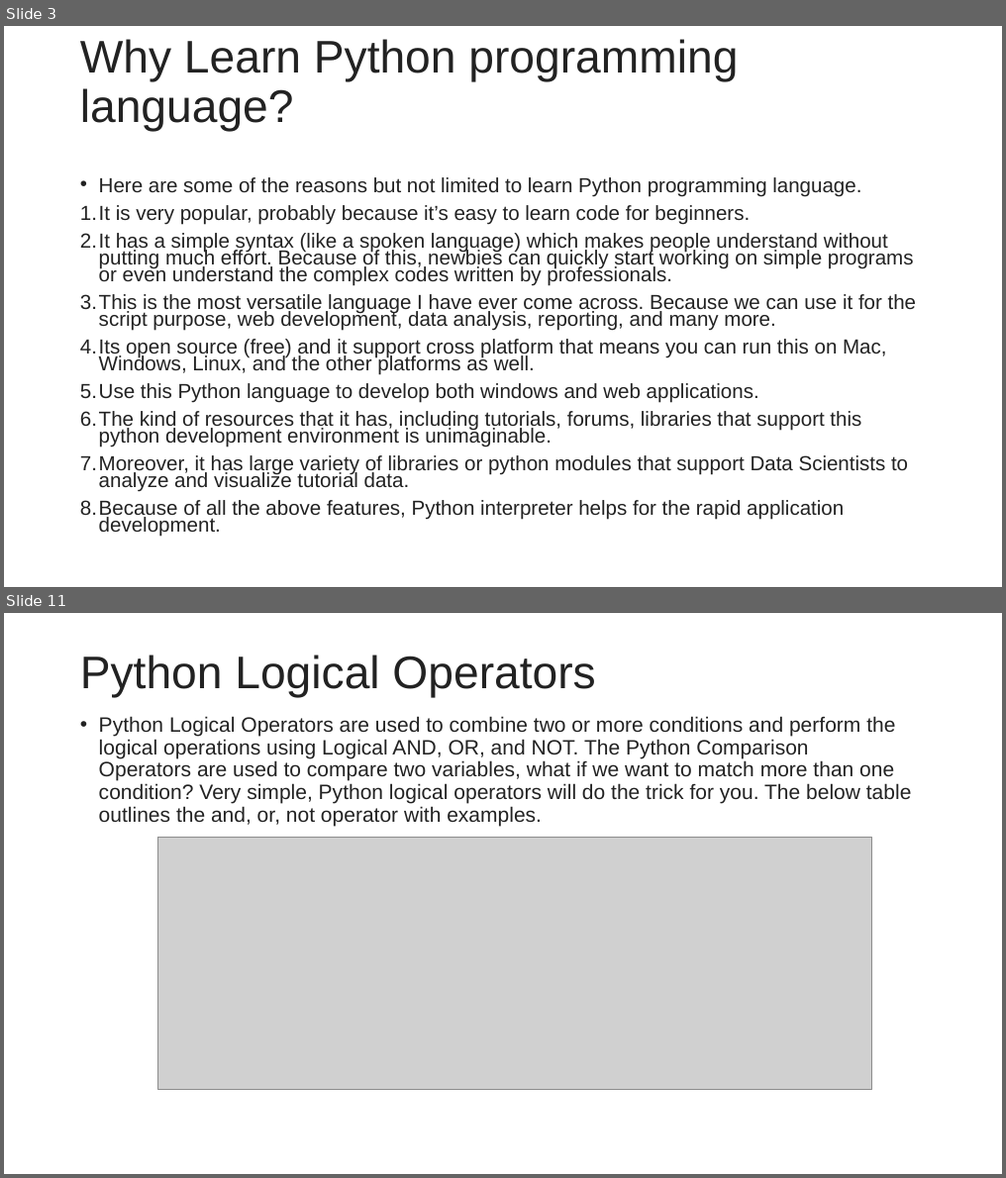
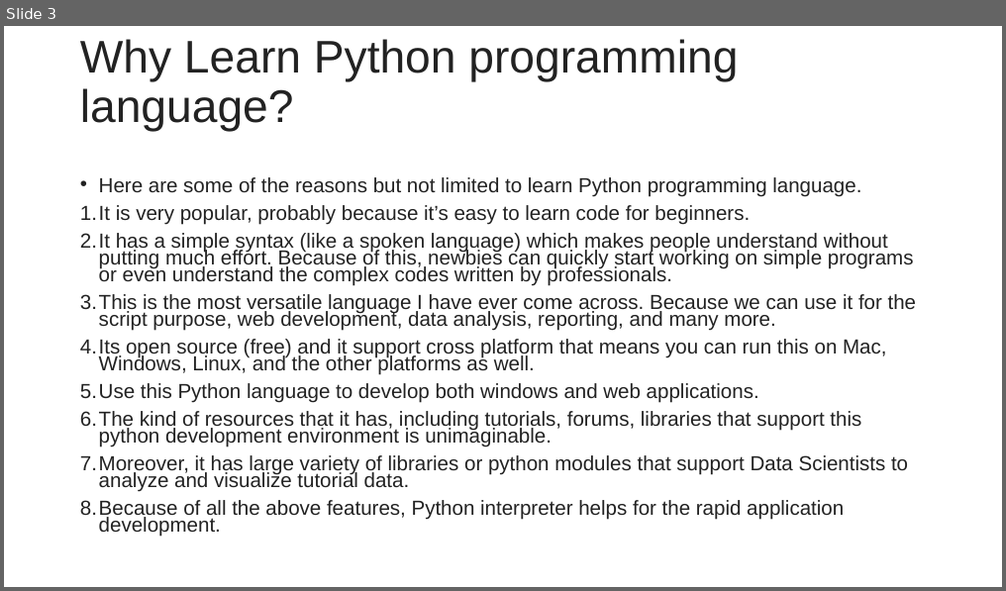
Before and after one commit to hitendradixit/Machine-Learning, a slide deck: SeesionSlides/MACHINE LEARNING Session 1.pptx. Shown one above the other, each under a label of ours: slides 3 and 11 before the commit, slide 3 after it; the slides between them are not shown. The pictures are 1006x1178 and 1006x591 pixels, drawn with LibreOffice and Linux fonts; fonts in the diff are those of the drawing; grey boxes stand for pictures. Boxes give left, top, right and bottom in pixels: in the first picture for what was removed or moved away, otherwise in the second. Text is boxed around its words. In the diff, an @@ line names an element or a change of style, - is before the commit and + after.

```diff
--- a/SeesionSlides/MACHINE LEARNING Session 1.pptx
+++ b/SeesionSlides/MACHINE LEARNING Session 1.pptx
@@ slide 11 removed at [4,613,1002,1174], background #FFFFFF @@
@@ title removed at [80,655,595,697] @@
-Python Logical Operators
@@ text removed at [99,716,912,826] @@
-• Python Logical Operators are used to combine two or more conditions and perform the logical operations using Logical AND, OR, and NOT. The Python Comparison Operators are used to compare two variables, what if we want to match more than one condition? Very simple, Python logical operators will do the trick for you. The below table outlines the and, or, not operator with examples.
@@ picture removed at [158,838,872,1090] @@
```
Also in this commit, not shown: 2 slides changed, 17 slides added, 6 other slides removed.
